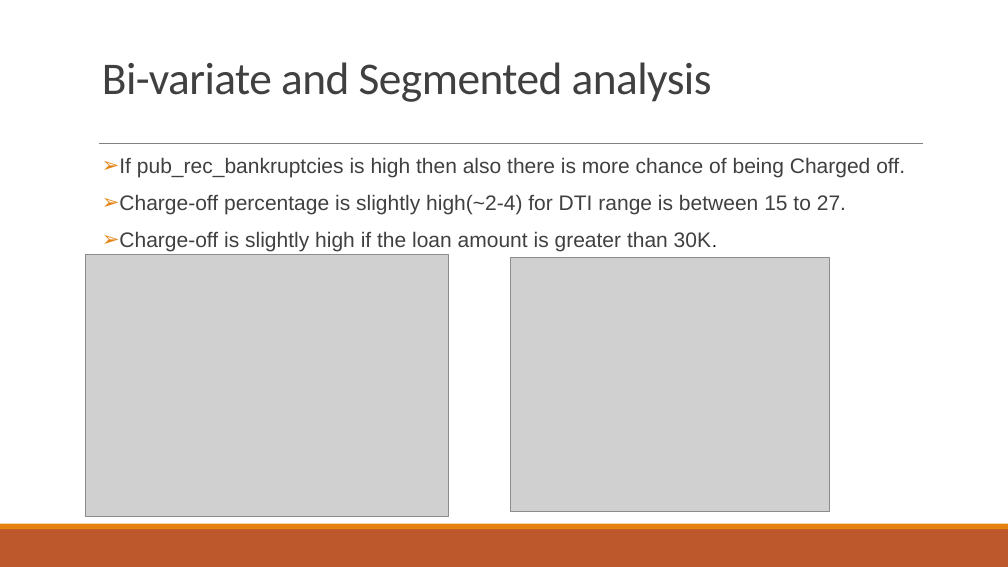
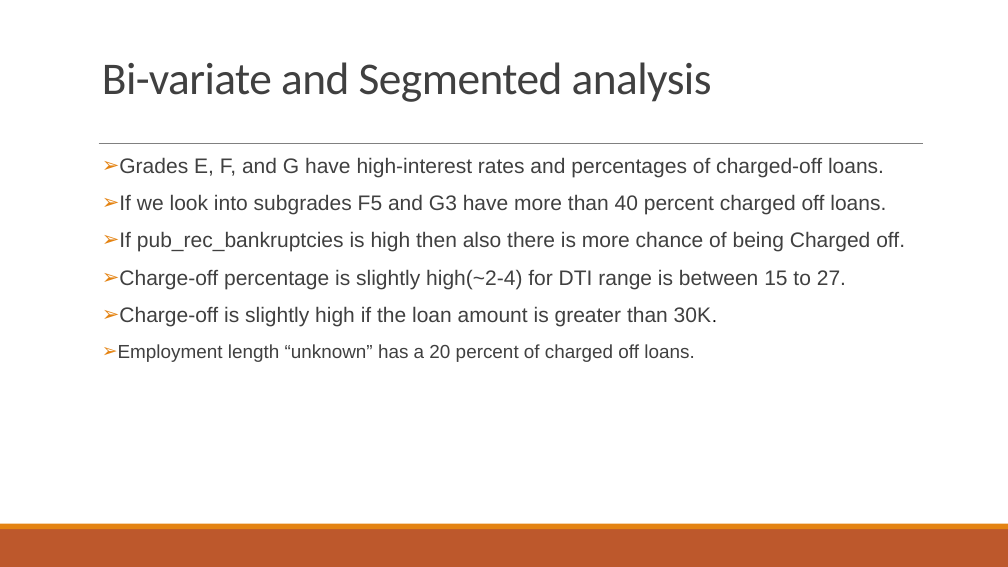
Before and after one commit to GTPrasad/Lending_Club_Case_Study, a slide deck: slide 9 of Lending Club case study.pptx (slide 11 before the commit). Drawn at 1008x567 pixels with LibreOffice and Linux fonts; fonts in the diff are those of the drawing; grey boxes stand for pictures. Boxes give left, top, right and bottom in pixels: in the first picture for what was removed or moved away, otherwise in the second. Text is boxed around its words. In the diff, an @@ line names an element or a change of style, - is before the commit and + after.

```diff
--- a/Lending Club case study.pptx
+++ b/Lending Club case study.pptx
@@ text at (119, 157, 886, 214): paragraphs added @@
+➢ Grades E, F, and G have high-interest rates and percentages of charged-off loans.
+➢ If we look into subgrades F5 and G3 have more than 40 percent charged off loans.
@@ picture removed at (85, 254, 448, 516) @@
@@ picture removed at (510, 257, 829, 512) @@
@@ text at (118, 344, 694, 362): paragraph added @@
+➢ Employment length “unknown” has a 20 percent of charged off loans.
```
Also in this commit, not shown: 5 other slides changed, 2 slides removed, 1 other file.
